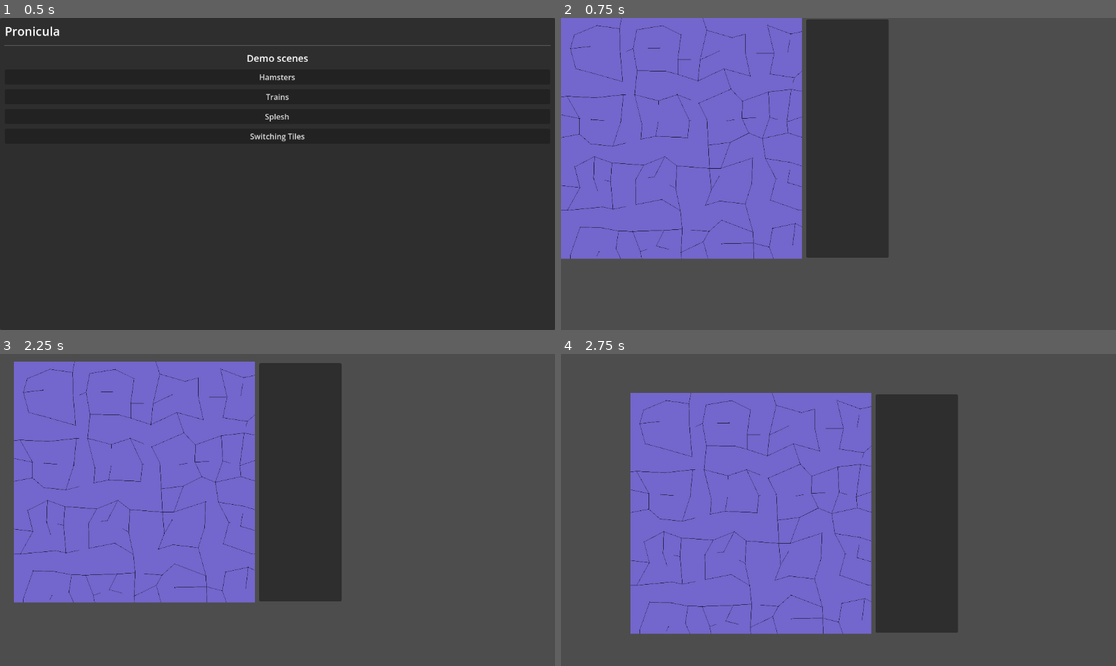
Above: before the commit, frames 1-4 (two rows, left to right).
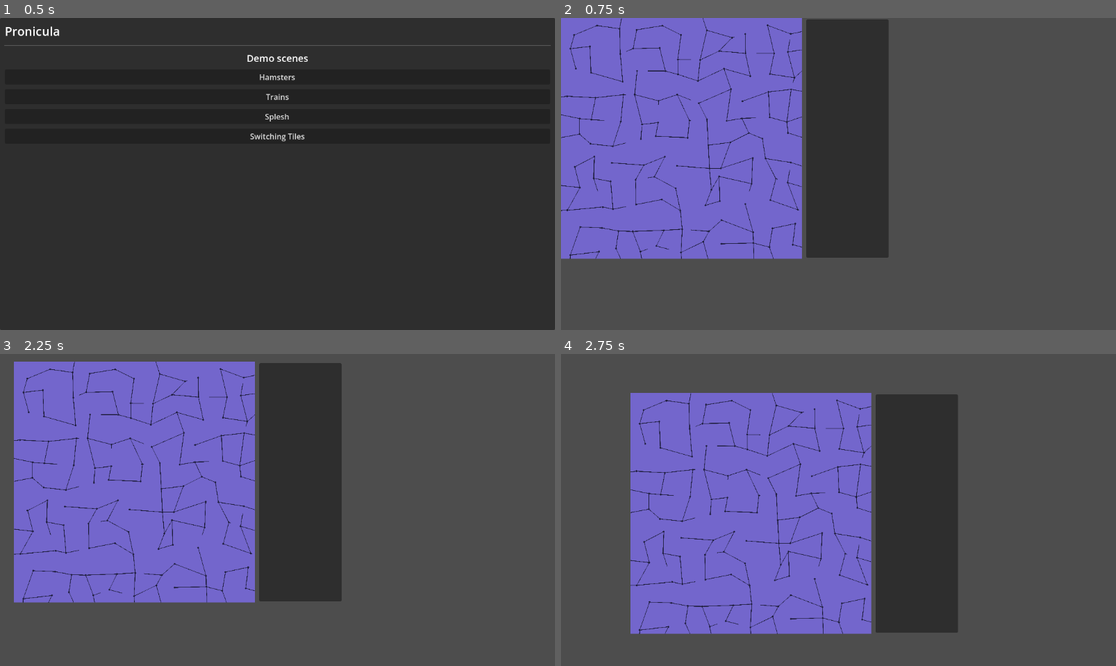
Above: after the commit, the same moments.

Repository: ErikSeewald/Pronicula
Game: Godot game, scene res://scenes/menu/menu.tscn
Two runs of this game, one before a commit and one after it. Both use one fixed random seed, a clock stepped at 60 frames per second and the inputs below.
Inputs (mouse positions are in pixels of both pictures, inside the frame that each line leads up to):
- Up to frame 1 (0.5 s): no input
- Up to frame 2 (0.75 s): click "Trains" at 0.5 s
- Up to frame 3 (2.25 s): tap Enter at 1.25 s; move the mouse to (399, 494) at 1.27 s; hold Middle mouse button (move_around) 1.28-2 s; click (399, 494) at 1.42 s; tap Space at 2 s; drag from (166, 525) to (249, 572) at 2.02 s
- Up to frame 4 (2.75 s): no input

Frame 1 is identical in both runs. In frame 2, 1.2% of the frame differs, in the area x 0-44%, y 0-78%; in frame 3, 1.2%, in the area x 2-46%, y 2-80%; in frame 4, 1.2%.

Commit message:
begin refactoring trains background

Diff:
--- a/scenes/demos/Trains.tscn
+++ b/scenes/demos/Trains.tscn
@@ -10,6 +10,7 @@
 shader_parameter/seed = 1
 shader_parameter/background_color = Color(0.45, 0.4, 0.8, 1)
 shader_parameter/tracks_color = Color(0.1, 0.1, 0.2, 1)
+shader_parameter/tracks_thickness = 0.3
 shader_parameter/jitter_intensity = 6.0
 shader_parameter/show_jitter = false
 
--- a/shaders/demos/trains/trains_background.gdshader
+++ b/shaders/demos/trains/trains_background.gdshader
@@ -4,11 +4,9 @@
 #include "res://shaders/util/random.gdshaderinc"
 #include "res://shaders/util/sdf.gdshaderinc"
 
-#include "res://shaders/util/debug.gdshaderinc"
-
 group_uniforms general;
 uniform float time = 0.0;
-uniform float size = 100.0;
+uniform float size = 100.0; // A single "cell" in this shader has the width/height: 1/size of uv space
 uniform int seed = 1;
 
 group_uniforms colors;
@@ -16,85 +14,112 @@
 uniform vec3 tracks_color: source_color = vec3(0.1, 0.1, 0.2);
 
 group_uniforms tracks;
-uniform float jitter_intensity: hint_range(0.0, 6.0) = 6.0;
-const int jitter_bounds = 9;
-const int jitter_center = 5;
+uniform float tracks_thickness = 0.3;
+uniform float jitter_intensity: hint_range(0.0, 6.0) = 6.0; // Anything beyond that range clips jitter bounds
+const int jitter_bounds = 9; // All cells within this group (width/height defined as number of cells) jitter identically
+const int jitter_center = 5; // The in-jitter-group index of the cell that acts as a track joint
+
+const int num_neighbors = 4; // Only jitter-groups that share an edge are considered neighbors
+const vec2[num_neighbors] neighbor_offsets = { vec2(1.0, 0.0), vec2(-1.0, 0.0), vec2(0.0, 1.0), vec2(0.0, -1.0) };
+
+// Pre-defined circuits are used within subsections of the total area to ensure high connectivity
+const int circuit_size = 3; // The grid defined by this width/height is guaranteed to have a full circuit of tracks
+const int num_points_in_circuit = circuit_size*circuit_size;
+const int num_circuits = 5; // Different circuits made up of the same number of points to give variety in patterns
+
+// Structured in such a way that each "row" of num_points_in_circuit values can be indexed:
+// [x+y*circuit_size] -> next value (or (-1,-1) if the point is not part of the circuit)
+const ivec2[num_circuits * num_points_in_circuit] circuit_next =
+{
+	ivec2(1, 0), ivec2(2, 0), ivec2(2, 1), ivec2(0, 0), ivec2(-1, -1), ivec2(2, 2), ivec2(0, 1), ivec2(0, 2), ivec2(1, 2), // Full circle
+	ivec2(1, 0), ivec2(2, 0), ivec2(2, 1), ivec2(0, 0), ivec2(1, 2), ivec2(1, 1), ivec2(0, 1), ivec2(0, 2), ivec2(-1, -1), // Top left corner
+	ivec2(-1, -1), ivec2(2, 0), ivec2(2, 1), ivec2(1, 1), ivec2(1, 0), ivec2(2, 2), ivec2(0, 1), ivec2(0, 2), ivec2(1, 2), // Bottom right corner
+	ivec2(1, 0), ivec2(1, 1), ivec2(-1, -1), ivec2(0, 0), ivec2(2, 1), ivec2(2, 2), ivec2(0, 1), ivec2(0, 2), ivec2(1, 2), // Bottom left corner
+	ivec2(1, 0), ivec2(2, 0), ivec2(2, 1), ivec2(0, 0), ivec2(0, 1), ivec2(2, 2), ivec2(-1, -1), ivec2(1, 1), ivec2(1, 2) // Top right corner
+};
+
+// Structured in such a way that each "row" of num_points_in_circuit values can be indexed:
+// [x+y*circuit_size] -> previous value (or (-1,-1) if the point is not part of the circuit)
+const ivec2[num_circuits * num_points_in_circuit] circuit_prev =
+{
+	ivec2(0, 1), ivec2(0, 0), ivec2(1, 0), ivec2(0, 2), ivec2(-1, -1), ivec2(2, 0), ivec2(1, 2), ivec2(2, 2), ivec2(2, 1), // Full circle
+	ivec2(0, 1), ivec2(0, 0), ivec2(1, 0), ivec2(0, 2), ivec2(2, 1), ivec2(2, 0), ivec2(1, 2), ivec2(1, 1), ivec2(-1, -1), // Top left corner
+	ivec2(-1, -1), ivec2(1, 1), ivec2(1, 0), ivec2(0, 2), ivec2(0, 1), ivec2(2, 0), ivec2(1, 2), ivec2(2, 2), ivec2(2, 1), // Bottom right corner
+	ivec2(0, 1), ivec2(0, 0), ivec2(-1, -1), ivec2(0, 2), ivec2(1, 0), ivec2(1, 1), ivec2(1, 2), ivec2(2, 2), ivec2(2, 1), // Bottom left corner
+	ivec2(0, 1), ivec2(0, 0), ivec2(1, 0), ivec2(1, 1), ivec2(1, 2), ivec2(2, 0), ivec2(-1, -1), ivec2(2, 2), ivec2(2, 1)  // Top right corner
+};
+
+// Named parameters for configuring which of the two arrays to use
+const bool CIRCUIT_NEXT = true;
+const bool CIRCUIT_PREV = false;
 
 group_uniforms debug;
 uniform bool show_jitter = false;
 
+// Draws the joints/jitter centers of the train tracks as little circles based on the
+// given coordinates of the fragment. Uses the given current color to mask them on top.
 vec3 draw_joints(vec2 coords, vec3 cur_col)
 {
 	vec2 jittered = jitter_grouped(coords, float(jitter_bounds), jitter_intensity, seed);
-	ivec2 idx = ivec2(jittered);
+	ivec2 cell_idx = ivec2(jittered);
 
 	if (show_jitter)
 	{
-		ivec2 group_id = ivec2(coords / float(jitter_bounds));
-		cur_col.gb = hash_vec2_vec2(vec2(idx), seed) * max(0.4, float((group_id.x + group_id.y) % 2));
+	 	// Checker pattern to show the jitter groups
+		ivec2 jt_group_id = ivec2(coords / float(jitter_bounds));
+		float checker_factor = max(0.4, float((jt_group_id.x + jt_group_id.y) % 2));
+
+		// And a random color for each cell within the group
+		cur_col.gb = hash_vec2_vec2(vec2(cell_idx), seed) * checker_factor;
 	}
 
-	if (idx.x % jitter_bounds == jitter_center && idx.y % jitter_bounds == jitter_center)
+	if (cell_idx.x % jitter_bounds == jitter_center && cell_idx.y % jitter_bounds == jitter_center)
 	{
 		vec2 uv = fract(jittered);
 		uv -= vec2(0.5);
-		float alpha = -sd_circle(uv, 0.25);
-
+		float alpha = -sd_circle(uv, tracks_thickness * 1.5);
 		return mask_aa(cur_col, tracks_color, alpha);
 	}
 
 	return cur_col;
 }
 
-const int num_offsets = 4;
-const vec2[num_offsets] offsets = { vec2(1.0, 0.0), vec2(-1.0, 0.0), vec2(0.0, 1.0), vec2(0.0, -1.0) };
-
-const int num_points_in_base_circuit = 8;
-const ivec2[num_points_in_base_circuit] circuit_series =
+// Gets the (next/prev) ivec2 from the circuit defined by circuit_num and the current ivec2 in
+// the series. The constants CIRCUIT_NEXT and CIRCUIT_PREV are passed to the get_next bool.
+ivec2 get_from_circuit(ivec2 current, int circuit_num, bool get_next)
 {
-	ivec2(0, 0), ivec2(1, 0), ivec2(2, 0),
-	ivec2(2, 1), ivec2(2, 2), ivec2(1, 2),
-	ivec2(0, 2), ivec2(0, 1)
-};
-
-ivec2 circuit_next(ivec2 current)
-{
-	for (int i = 0; i < num_points_in_base_circuit; i++)
-	{
-		if (current == circuit_series[i]) { return circuit_series[(i+1) % num_points_in_base_circuit]; }
-	}
+	// Indexed access to const arrays should be faster than a loop solution, even if it requires
+	// two arrays.
+	int index = (current.x + current.y * circuit_size) + circuit_num * num_points_in_circuit;
+	return get_next ? circuit_next[index] : circuit_prev[index];
 }
 
-ivec2 circuit_prev(ivec2 current)
-{
-	if (current == ivec2(0, 0)) { return circuit_series[num_points_in_base_circuit - 1]; }
-	for (int i = 0; i < num_points_in_base_circuit; i++)
-	{
-		if (current == circuit_series[i]) { return circuit_series[(i-1) % num_points_in_base_circuit]; }
-	}
-}
-
+// Draws tracks between the joints at the center of jitter-groups based on the given fragment
+// coordinates and masks them on top of the given current color.
 vec3 draw_tracks(vec2 coords, vec3 cur_col)
 {
-	float bounds = float(jitter_bounds);
-	vec2 group_id = floor(coords / bounds);
-	vec2 group_uv = mod(coords, bounds);
+	// Jitter-group
+	float jt_bounds_f = float(jitter_bounds); // I just do not want to keep doing "float(jitter_bounds)"
+	vec2 jt_group_id = floor(coords / jt_bounds_f);
+	vec2 coords_in_jt_group = mod(coords, jt_bounds_f);
 
-	vec2 center = (group_id * bounds + vec2(float(jitter_center))) + vec2(0.5);
-	vec2 jittered_center = jitter_grouped(center, float(jitter_bounds), -jitter_intensity, seed);
-	vec2 p0 = mod(jittered_center, bounds);
+	// Joint
+	vec2 jt_center_vec2 = vec2(float(jitter_center));
+	vec2 joint_pos_pre_jitter = (jt_group_id * jt_bounds_f + jt_center_vec2) + vec2(0.5);
+	vec2 joint_pos = jitter_grouped(joint_pos_pre_jitter, jt_bounds_f, -jitter_intensity, seed);
+	vec2 p0 = mod(joint_pos, jt_bounds_f);
 
 	float alpha;
 
 	// IN
-	vec2[num_offsets] in_offsets;
+	vec2[num_neighbors] in_offsets;
 	int inputs_found = 0;
-	for (int i = 0; i < num_offsets; i++)
+	for (int i = 0; i < num_neighbors; i++)
 	{
-		vec2 neighbor_id = group_id - offsets[i];
-		int neighbor_offset_idx = int(hash_vec2_float(neighbor_id, seed) * 10.0) % num_offsets;
-		vec2 neighbor_offset = offsets[neighbor_offset_idx];
-		if (neighbor_id + neighbor_offset == group_id)
+		vec2 neighbor_id = jt_group_id - neighbor_offsets[i];
+		int neighbor_offset_idx = int(hash_vec2_float(neighbor_id, seed) * 10.0) % num_neighbors;
+		vec2 neighbor_offset = neighbor_offsets[neighbor_offset_idx];
+		if (neighbor_id + neighbor_offset == jt_group_id)
 		{
 			in_offsets[inputs_found] = -neighbor_offset;
 			inputs_found++;
@@ -102,47 +127,51 @@
 	}
 	for (int i = 0; i < inputs_found; i++)
 	{
-		center = ((group_id + in_offsets[i]) * bounds + vec2(float(jitter_center))) + vec2(0.5);
-		jittered_center = jitter_grouped(center, float(jitter_bounds), -jitter_intensity, seed);
-		vec2 p_left = jittered_center - group_id * bounds;
-		alpha = sdf_union(vec2(alpha, -sd_oriented_box(group_uv, p0, p_left, 0.2)));
+		joint_pos_pre_jitter = ((jt_group_id + in_offsets[i]) * jt_bounds_f + jt_center_vec2) + vec2(0.5);
+		joint_pos = jitter_grouped(joint_pos_pre_jitter, jt_bounds_f, -jitter_intensity, seed);
+		vec2 p_left = joint_pos - jt_group_id * jt_bounds_f;
+		alpha = sdf_union(vec2(alpha, -sd_oriented_box(coords_in_jt_group, p0, p_left, tracks_thickness)));
 	}
 
 	// OUT
-	int out_offset_idx = int(hash_vec2_float(group_id, seed) * 10.0) % num_offsets;
-	vec2 out_offset = offsets[out_offset_idx];
+	int out_offset_idx = int(hash_vec2_float(jt_group_id, seed) * 10.0) % num_neighbors;
+	vec2 out_offset = neighbor_offsets[out_offset_idx];
 
-	center = ((group_id + out_offset) * bounds + vec2(float(jitter_center))) + vec2(0.5);
-	jittered_center = jitter_grouped(center, float(jitter_bounds), -jitter_intensity, seed);
-	vec2 p_right = jittered_center - group_id * bounds;
+	joint_pos_pre_jitter = ((jt_group_id + out_offset) * jt_bounds_f + jt_center_vec2) + vec2(0.5);
+	joint_pos = jitter_grouped(joint_pos_pre_jitter, jt_bounds_f, -jitter_intensity, seed);
+	vec2 p_right = joint_pos - jt_group_id * jt_bounds_f;
 
-	alpha = sdf_union(vec2(alpha, -sd_oriented_box(group_uv, p0, p_right, 0.2)));
+	alpha = sdf_union(vec2(alpha, -sd_oriented_box(coords_in_jt_group, p0, p_right, tracks_thickness)));
 
 	// BASE CIRCUIT
 	int circuits_bounds = 3;
 	ivec2 circuit_id = ivec2(coords / float(circuits_bounds * jitter_bounds));
-	ivec2 circuit_idx = ivec2(mod(group_id, float(circuits_bounds)));
+	ivec2 circuit_idx = ivec2(mod(jt_group_id, float(circuits_bounds)));
 
-	if (circuit_idx != ivec2(1, 1))
+	int circuit_num = int(hash_vec2_float(vec2(circuit_id), seed) * 10.0) % num_circuits;
+
+	ivec2 next = get_from_circuit(circuit_idx, circuit_num, CIRCUIT_NEXT);
+	if (next != ivec2(-1))
 	{
-		ivec2 next = circuit_next(circuit_idx) + circuit_id * circuits_bounds;
+		next += circuit_id * circuits_bounds;
+		joint_pos_pre_jitter = (vec2(next) * jt_bounds_f + jt_center_vec2) + vec2(0.5);
+		joint_pos = jitter_grouped(joint_pos_pre_jitter, jt_bounds_f, -jitter_intensity, seed);
+		vec2 p_next = joint_pos - jt_group_id * jt_bounds_f;
 
-		center = (vec2(next) * bounds + vec2(float(jitter_center))) + vec2(0.5);
-		jittered_center = jitter_grouped(center, float(jitter_bounds), -jitter_intensity, seed);
-		vec2 p_next = jittered_center - group_id * bounds;
-
-		alpha = sdf_union(vec2(alpha, -sd_oriented_box(group_uv, p0, p_next, 0.2)));
-
-		// PREV
-		ivec2 prev = circuit_prev(circuit_idx) + circuit_id * circuits_bounds;
-
-		center = (vec2(prev) * bounds + vec2(float(jitter_center))) + vec2(0.5);
-		jittered_center = jitter_grouped(center, float(jitter_bounds), -jitter_intensity, seed);
-		vec2 p_prev = jittered_center - group_id * bounds;
-
-		alpha = sdf_union(vec2(alpha, -sd_oriented_box(group_uv, p0, p_prev, 0.2)));
+		alpha = sdf_union(vec2(alpha, -sd_oriented_box(coords_in_jt_group, p0, p_next, tracks_thickness)));
 	}
 
+	// PREV
+	ivec2 prev = get_from_circuit(circuit_idx, circuit_num, CIRCUIT_PREV);
+	if (prev != ivec2(-1))
+	{
+		prev += circuit_id * circuits_bounds;
+		joint_pos_pre_jitter = (vec2(prev) * jt_bounds_f + jt_center_vec2) + vec2(0.5);
+		joint_pos = jitter_grouped(joint_pos_pre_jitter, jt_bounds_f, -jitter_intensity, seed);
+		vec2 p_prev = joint_pos - jt_group_id * jt_bounds_f;
+
+		alpha = sdf_union(vec2(alpha, -sd_oriented_box(coords_in_jt_group, p0, p_prev, tracks_thickness)));
+	}
 
 	return mask_aa(cur_col, tracks_color, alpha);
 }
